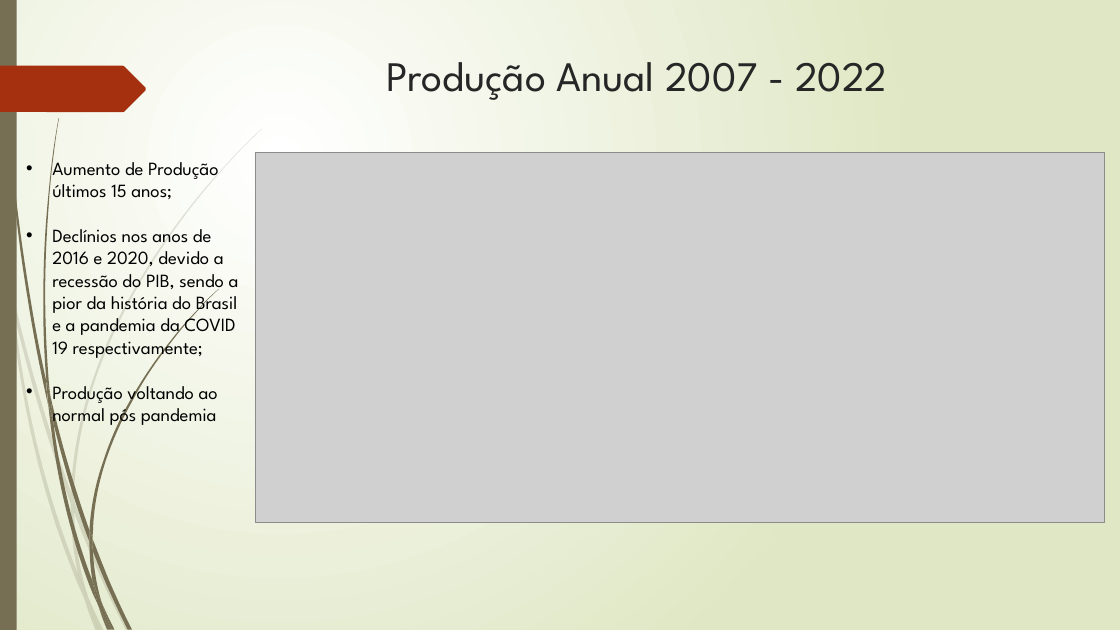
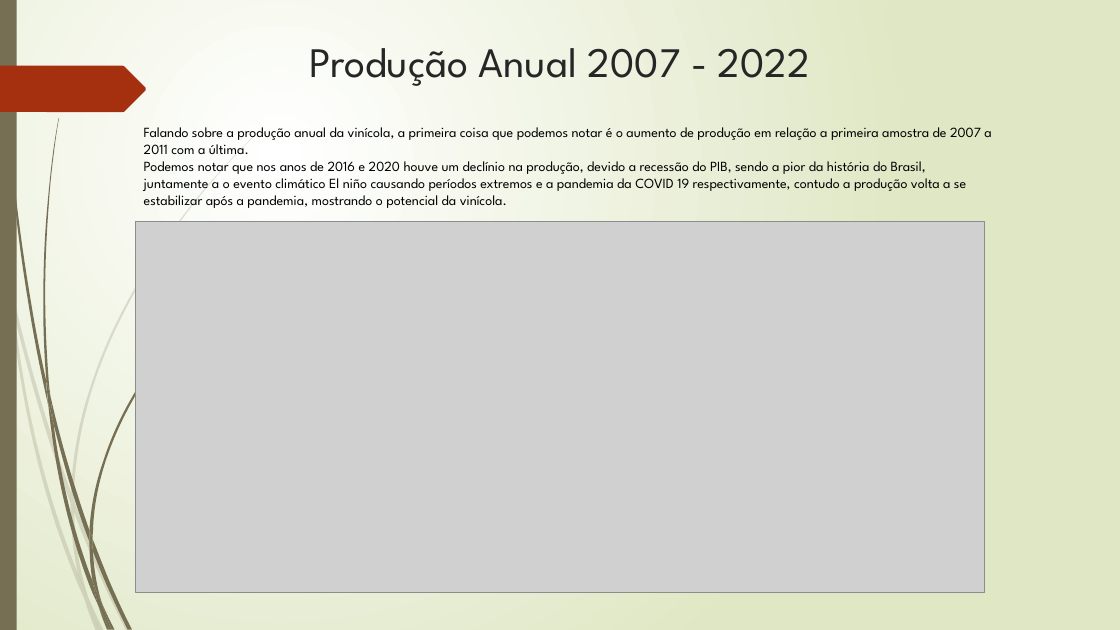
Before and after one commit to SinxCode/Tech-Challenge, a slide deck: slide 2 of Tech - Challenge.pptx. Drawn at 1120x630 pixels with LibreOffice and Linux fonts; fonts in the diff are those of the drawing; grey boxes stand for pictures. Boxes give left, top, right and bottom in pixels: in the first picture for what was removed or moved away, otherwise in the second. Text is boxed around its words. In the diff, an @@ line names an element or a change of style, - is before the commit and + after.

```diff
--- a/Tech - Challenge.pptx
+++ b/Tech - Challenge.pptx
@@ title "Produção Anual 2007 - 2022": place and size @@
-title "Produção Anual 2007 - 2022" at box(387, 62, 887, 100)
+title "Produção Anual 2007 - 2022" at box(309, 48, 810, 86)
@@ text at box(144, 127, 991, 208): text changed; size 16 to 12 pt @@
-• Aumento de Produção últimos 15 anos;
-• Declínios nos anos de 2016 e 2020, devido a recessão do PIB, sendo a pior da história do Brasil e a pandemia da COVID 19 respectivamente;
-• Produção voltando ao normal pós pandemia
+Falando sobre a produção anual da vinícola, a primeira coisa que podemos notar é o aumento de produção em relação a primeira amostra de 2007 a 2011 com a última.
+Podemos notar que nos anos de 2016 e 2020 houve um declínio na produção, devido a recessão do PIB, sendo a pior da história do Brasil, juntamente a o evento climático El niño causando períodos extremos e a pandemia da COVID 19 respectivamente, contudo a produção volta a se estabilizar após a pandemia, mostrando o potencial da vinícola.
@@ picture: place and size @@
-picture at box(255, 152, 1105, 523)
+picture at box(135, 222, 985, 592)
```
Also in this commit, not shown: 6 other slides changed, 4 slides added.
